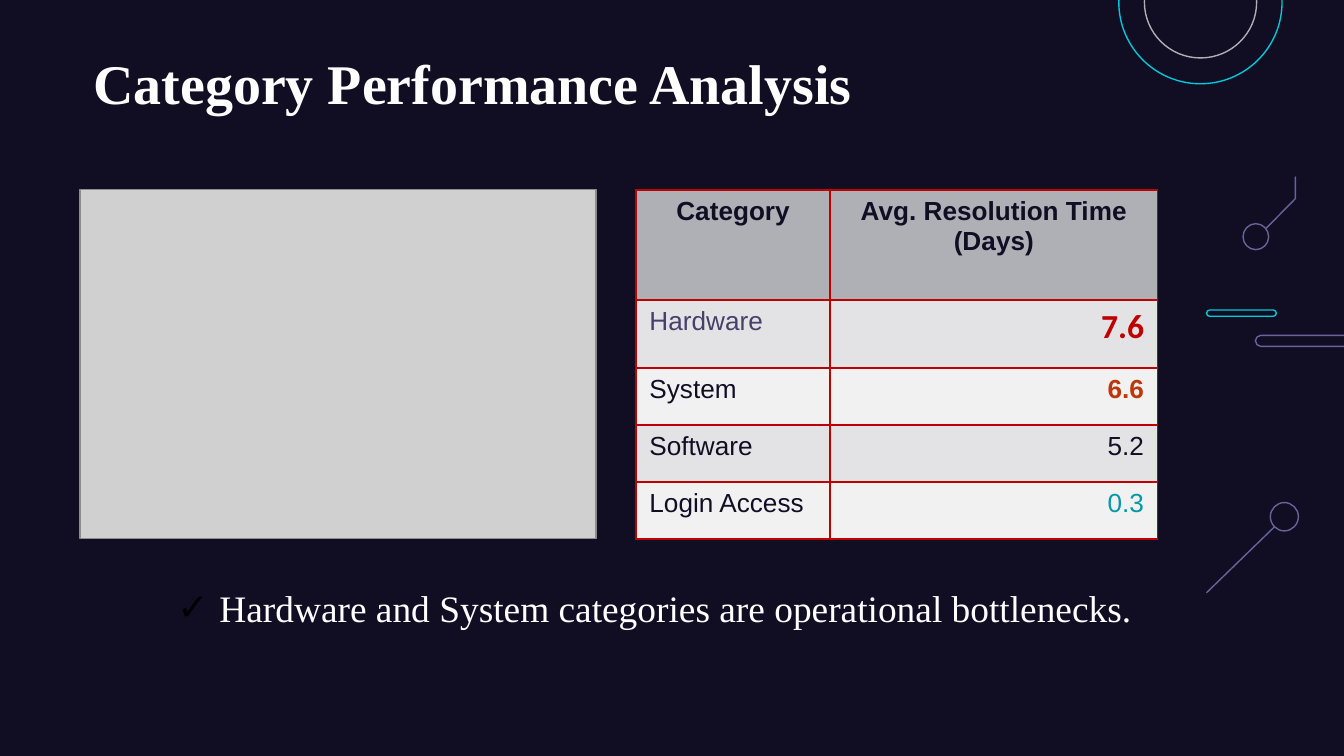
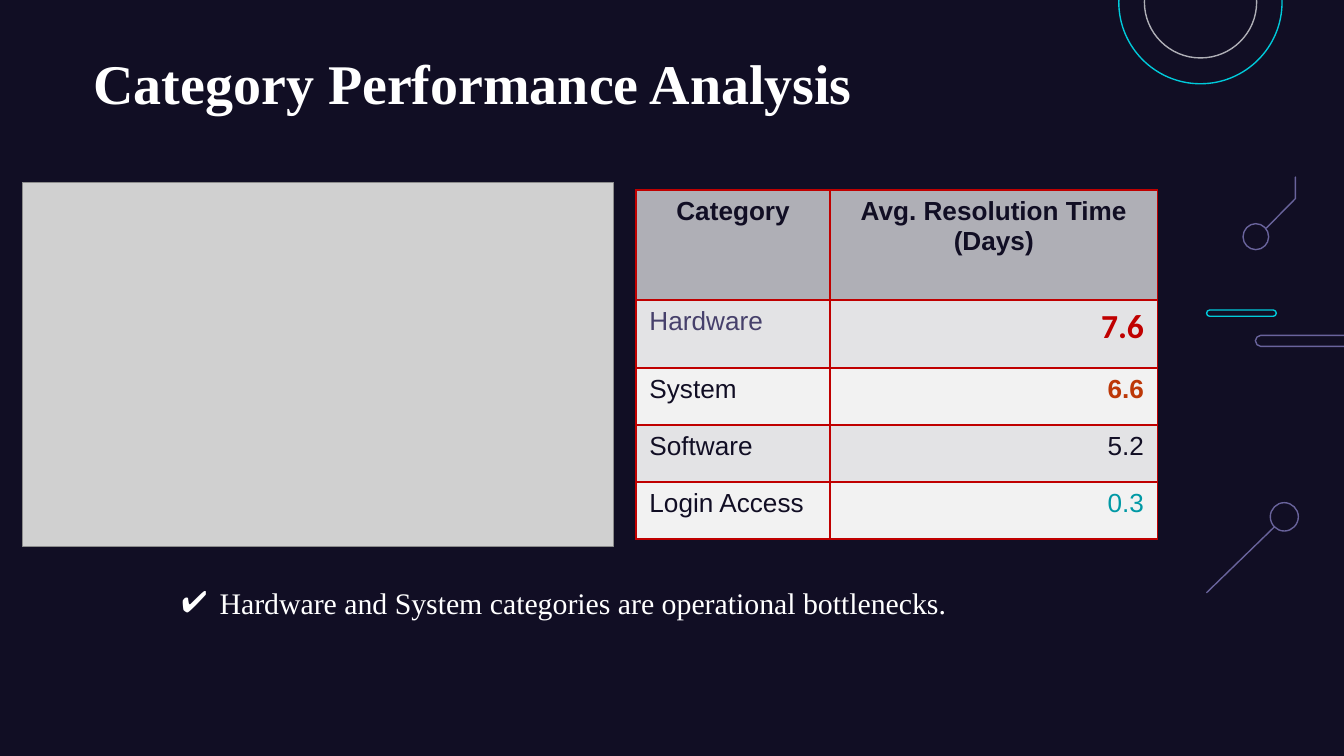
Before and after one commit to jemish123/IT_Ticket_Analysis, a slide deck: slide 8 of SpreadSheet_Project_IT_Ticket_Analysis.pptx. Drawn at 1344x756 pixels with LibreOffice and Linux fonts; fonts in the diff are those of the drawing; grey boxes stand for pictures. Boxes give left, top, right and bottom in pixels: in the first picture for what was removed or moved away, otherwise in the second. Text is boxed around its words. In the diff, an @@ line names an element or a change of style, - is before the commit and + after.

```diff
--- a/SpreadSheet_Project_IT_Ticket_Analysis.pptx
+++ b/SpreadSheet_Project_IT_Ticket_Analysis.pptx
@@ picture: place and size @@
-picture at (81, 190, 597, 539)
+picture at (23, 183, 614, 547)
@@ table at (636, 190, 1157, 630) @@
@@ fill #F2F2F3 to #F2F2F2 in 4 cells @@
@@ text colour #009AA6 to #0099A5 in "0.3" @@
@@ text "Hardware and System categories are ..." at (220, 593, 946, 620): size 20 to 16 pt; bullet ✓ to ✔; bullet colour #000000 to #FFFFFF @@
```
Also in this commit, not shown: 16 other slides changed, 5 slides added, 2 slides removed, 6 other files.
